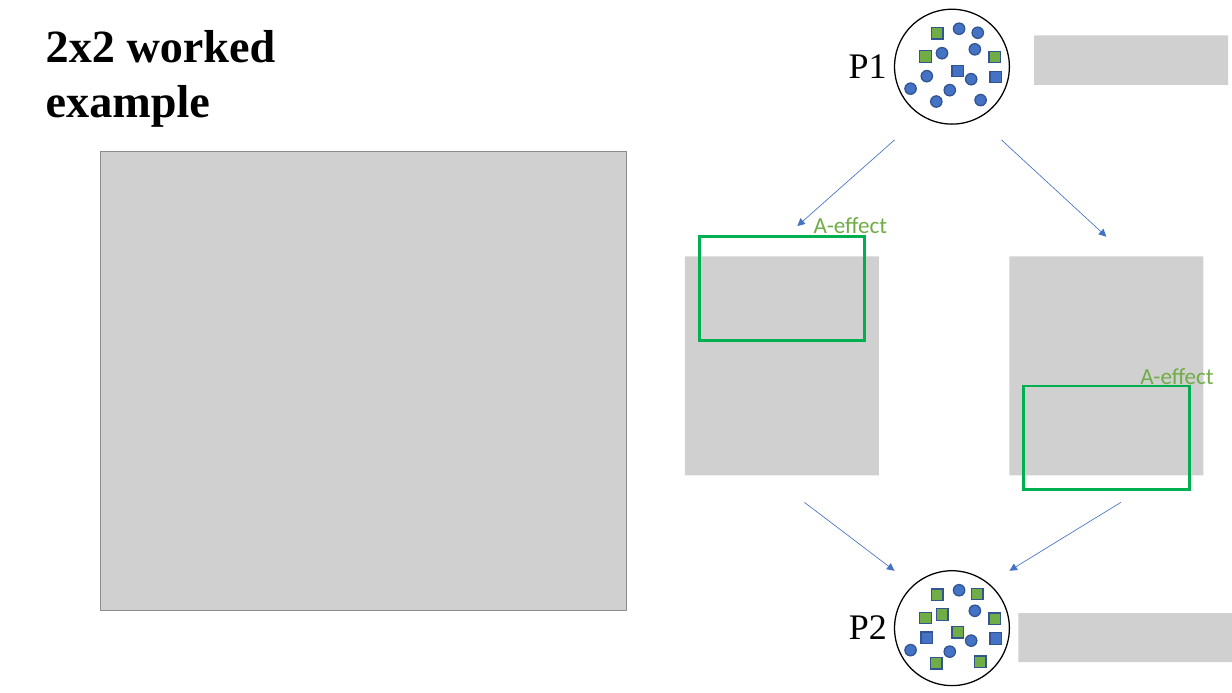
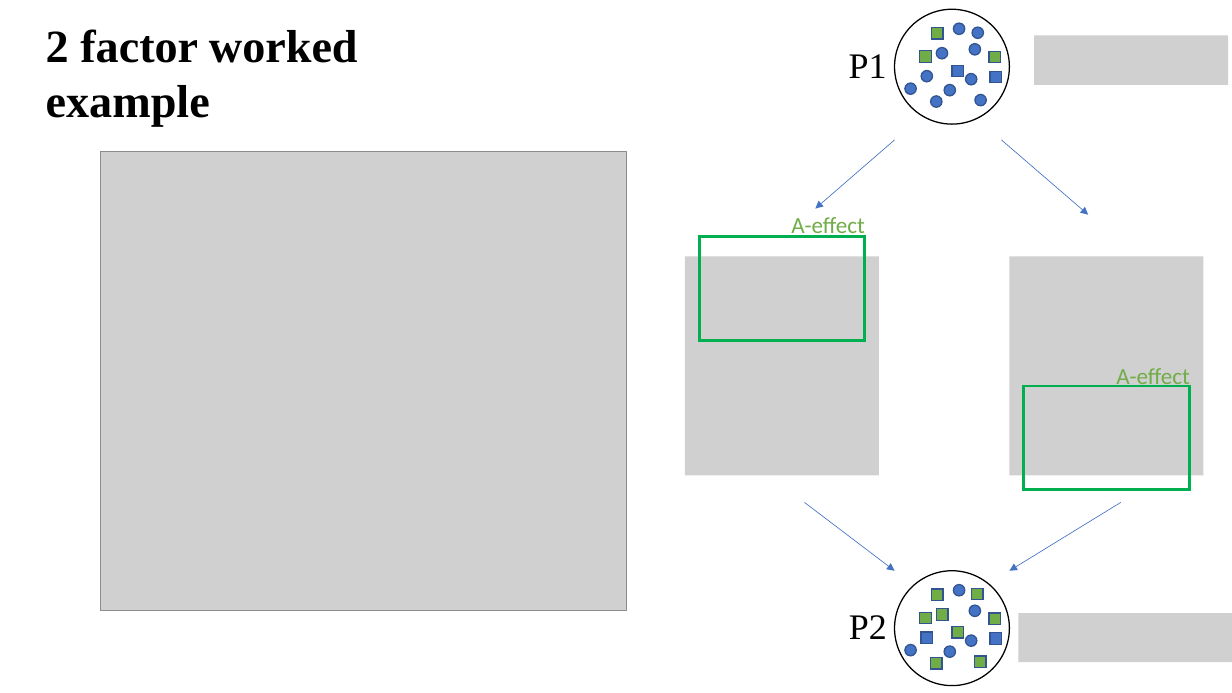
Before and after one commit to benmatthewsed/sgsss_std_decomp, a slide deck: slide 25 of pres1.pptx. Drawn at 1232x693 pixels with LibreOffice and Linux fonts; fonts in the diff are those of the drawing; grey boxes stand for pictures. Boxes give left, top, right and bottom in pixels: in the first picture for what was removed or moved away, otherwise in the second. Text is boxed around its words. In the diff, an @@ line names an element or a change of style, - is before the commit and + after.

```diff
--- a/pres1.pptx
+++ b/pres1.pptx
@@ text at (x1=46, y1=29, x2=358, y2=127): text changed @@
-2x2 worked example
+2 factor worked example
@@ arrow moved from (895, 140) - (798, 226) to (895, 140) - (815, 209) @@
@@ arrow moved from (1002, 140) - (1107, 237) to (1002, 140) - (1089, 214) @@
@@ text "A-effect" moved from (x1=814, y1=217, x2=887, y2=240) to (x1=791, y1=217, x2=864, y2=240) @@
@@ text "A-effect" moved from (x1=1140, y1=365, x2=1213, y2=391) to (x1=1116, y1=368, x2=1189, y2=391) @@
```
Also in this commit, not shown: 11 other slides changed, 40 other files.
